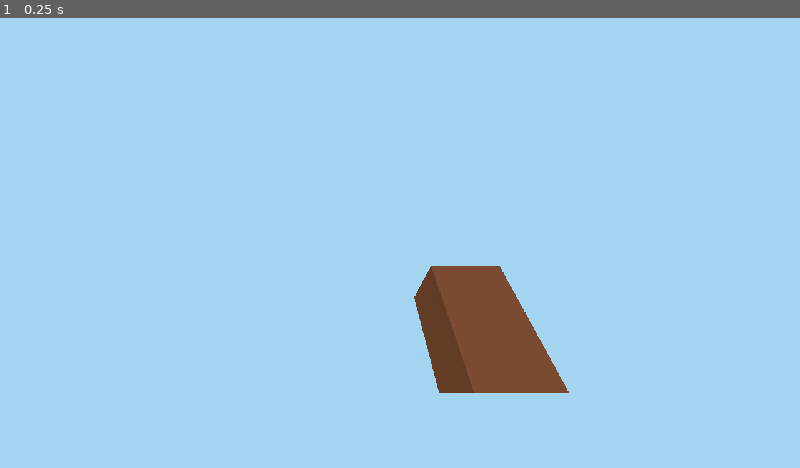
Above: before the commit, frame 1.
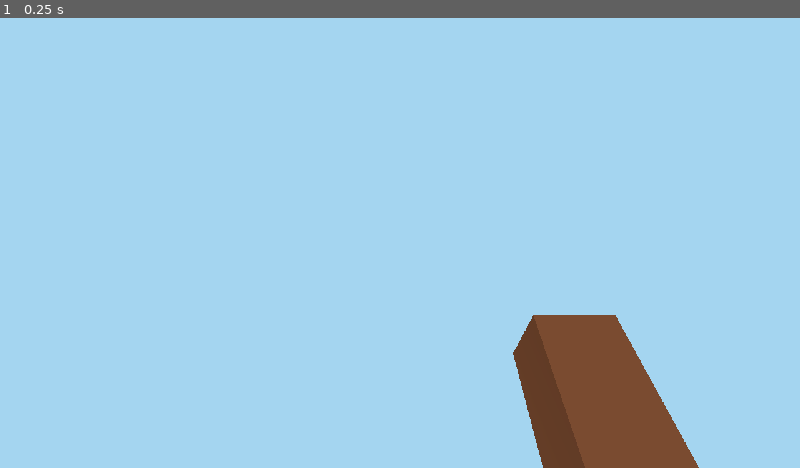
Above: after the commit, the same moment.

Repository: MilanFIN/Prototype-world
Game: Godot game, scene res://Game.tscn
Same seed, same stepped clock (60 frames per second), same inputs: the game is played once before the commit and once after it.
Inputs:
- Up to frame 1 (0.25 s): no input

The runs differ from the first frame. In frame 1, 8.3% of the frame differs, in the area x 51-88%, y 55-100%.

Commit message:
small fixes & fixed android specific bugs on object generation

Diff:
--- a/Assets/Player/Player.tscn
+++ b/Assets/Player/Player.tscn
@@ -89,7 +89,7 @@
 }
 
 [node name="Viewport" type="Viewport" parent="Camera/ViewportContainer"]
-size = Vector2( 1024, 600 )
+size = Vector2( 1280, 720 )
 transparent_bg = true
 handle_input_locally = false
 render_target_update_mode = 3
--- a/Scripts/ObjectGenerator.gd
+++ b/Scripts/ObjectGenerator.gd
@@ -1,6 +1,7 @@
 extends Node
 
-var staticobj = preload("res://Assets/Objects/StaticObject.tscn")
+var staticobj
+
 #shaders
 var stoneShader# = preload("res://Shaders/stone.shader")
 var woodShader# = preload("res://Shaders/wood.shader")
@@ -40,6 +41,7 @@
 
 func _init(values, objnode) -> void:
 
+	staticobj = load("res://Assets/Objects/StaticObject.tscn")
 
 	stoneShader = load("res://Shaders/stone.shader")
 	woodShader = load("res://Shaders/wood.shader")
@@ -136,6 +138,7 @@
 		var data = out[1]
 
 
+
 		for objData in data:
 			var x = objData[0]
 			var z = objData[1]
@@ -143,19 +146,28 @@
 			var meshList = objData[3]
 			#var material = objData[3][1]
 
+
+
 			if (not (coordinates in populations)):
 
 				var newObj = staticobj.instance()
+
+
+
+
+
+				newObj.setType(type)
+				newObj.transform.origin = Vector3(coordinates.x*chunkSize + x, 500, coordinates.y*chunkSize + z)
+
+				objectNode.add_child(newObj)
 
 
 				for i in meshList:
 
 					var meshInst = MeshInstance.new()
 					meshInst.mesh = i[0]
+
 					meshInst.set_surface_material(0, i[1])
-					#var a = i[1].get_shader_param("color")
-					#if (a == null):
-						#print(i)
 
 					#old broken shite, should avoid
 					#meshInst.create_trimesh_collision()
@@ -166,13 +178,8 @@
 					collisionPoly.shape = collisionShape
 					newObj.add_child(collisionPoly)
 
-
 					newObj.add_child(meshInst)
 
-				newObj.setType(type)
-				newObj.transform.origin = Vector3(coordinates.x*chunkSize + x, 500, coordinates.y*chunkSize + z)
-
-				objectNode.add_child(newObj)
 				newObj.initialized = true
 
 
@@ -249,13 +256,13 @@
 
 						res.push_back([i, j, "rock", result])
 					elif (objType == 1):
-						result = makeTree(i, j)
+						result = makeTree(i, j)#makeTree(i, j)
 
 						res.push_back([i, j, "tree", result])
 
 		#TODO: FIGURE OUT WHY THIS BREAKS???
-		#if (len(res) != 0):
-		#	output = [coordinates,res]
+		if (len(res) != 0):
+			output = [coordinates,res]
 
 		mutex.lock()
 		threadOutputs.push_back(output)
@@ -522,7 +529,7 @@
 
 	st.generate_normals()
 	var mesh = st.commit()
-
+	#var mesh = Mesh.new()#null
 
 
 	return [[mesh, stoneMaterial]]#CubeMesh.new()
